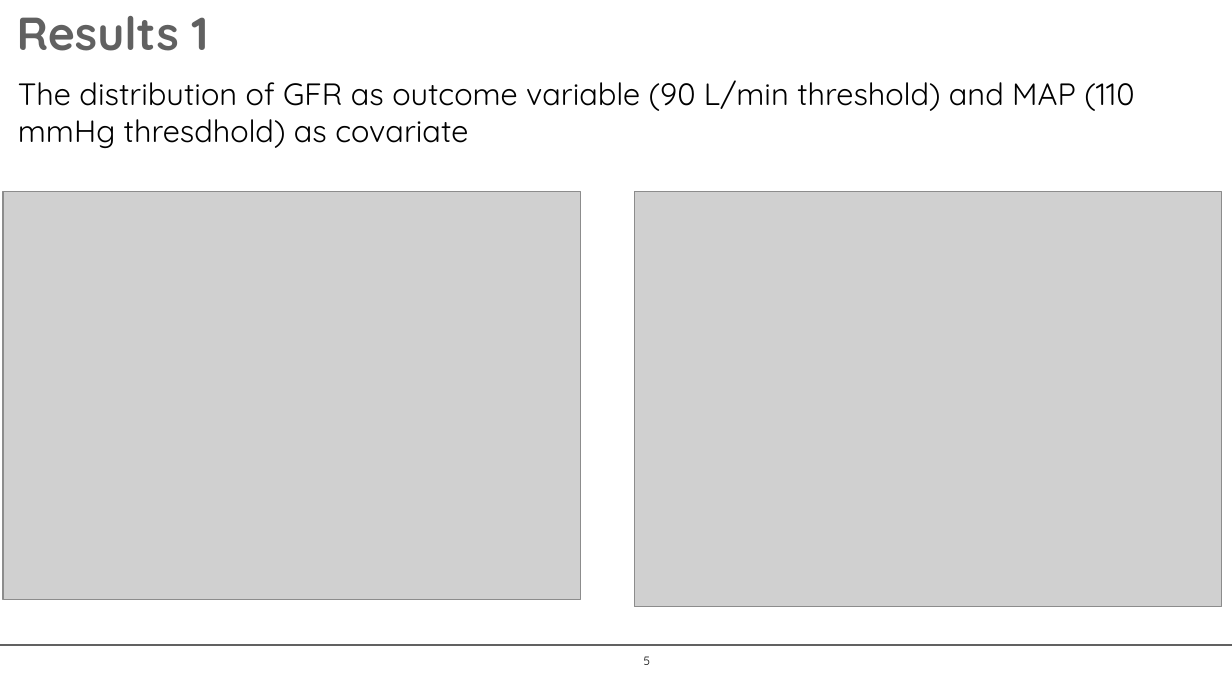
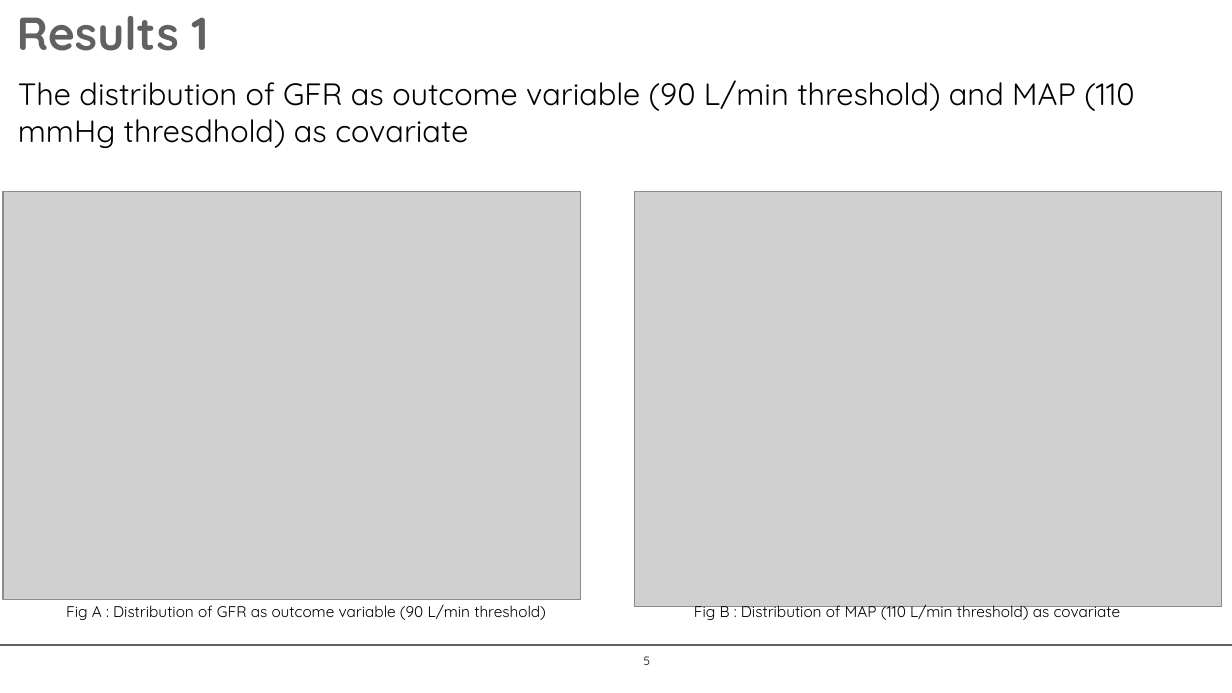
Before and after one commit to audreyyeoCH/AI_Kidneyproject, a slide deck: slide 5 of retreatJan8nccr/retreatposter.pptx. Drawn at 1232x693 pixels with LibreOffice and Linux fonts; fonts in the diff are those of the drawing; grey boxes stand for pictures; background and template pictures are left out. Boxes give left, top, right and bottom in pixels: in the first picture for what was removed or moved away, otherwise in the second. Text is boxed around its words. In the diff, an @@ line names an element or a change of style, - is before the commit and + after.

```diff
--- a/retreatJan8nccr/retreatposter.pptx
+++ b/retreatJan8nccr/retreatposter.pptx
@@ text added at (x1=66, y1=605, x2=546, y2=620), 9 pt, text #000000 @@
+Fig A : Distribution of GFR as outcome variable (90 L/min threshold)
@@ text added at (x1=694, y1=601, x2=1121, y2=620), 9 pt, text #000000 @@
+Fig B : Distribution of MAP (110 L/min threshold) as covariate
```
Also in this commit, not shown: 6 other slides changed, 1 slide added.
